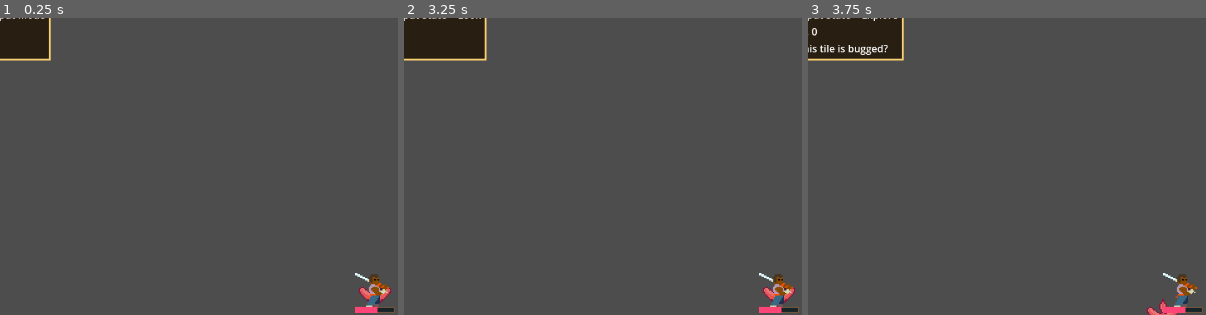
Above: before the commit, frames 1-3 (left to right).
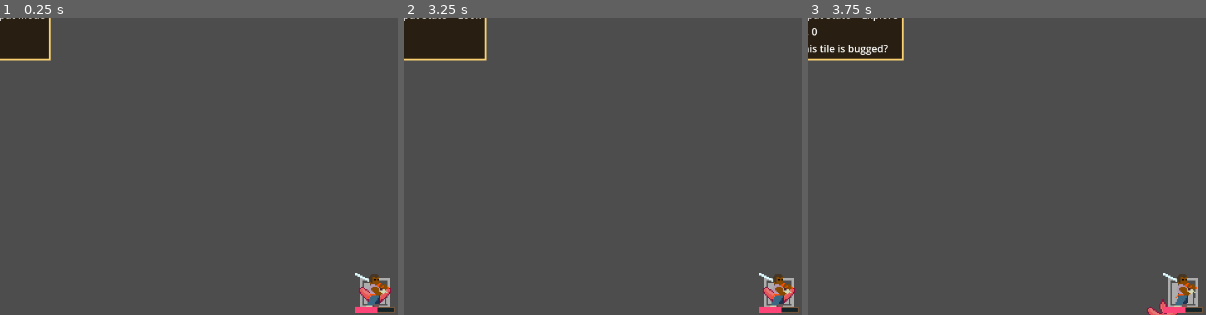
Above: after the commit, the same moments.

Repository: OttoElomaa/godot-4-roguelike-knights
Game: Godot game, scene res://Scenes/world.tscn
Two runs of this game, one before a commit and one after it. Both use one fixed random seed, a clock stepped at 60 frames per second and the inputs below. This scene is started directly instead of the project's main scene.
Inputs (mouse positions are % of the whole screen's width and height, from its top left):
- Up to frame 1 (0.25 s): no input
- Up to frame 2 (3.25 s): tap Enter at 0.5, 2 s; hold Right (ui_right) 0.53-1.28 s; tap 1 (1) at 0.6 s; tap 2 (2) at 0.8, 1.35 s; tap Space at 1.25, 2.75 s; move the mouse to (30, 55) at 1.27 s; hold Down (ui_down) 1.28-2.03 s; tap 3 (3) at 1.55, 2.1 s; move the mouse to (60, 28) at 2.02 s; hold Right (ui_right) 2.03-2.78 s; tap 4 (4) at 2.3, 2.85 s; move the mouse to (45, 70) at 2.77 s; hold Up (ui_up) from 2.78 s (still down); tap L (L) at 3.05 s
- Up to frame 3 (3.75 s): tap Enter at 3.5 s; move the mouse to (80, 65) at 3.52 s; release Up (ui_up) at 3.53 s; hold Left (ui_left) from 3.53 s (still down); tap L (L) at 3.6 s
The pictures show only the part of the screen within x 3-53%, y 4-54%; the shares and areas given below are measured in that part.

The runs differ from the first frame. In frame 1, 0.2% of the frame differs, in the area x 90-98%, y 87-98%; in frame 2, 0.2%; in frame 3, 0.3%.
Error in both runs: Invalid access to property or key 'movementComponent' on a base object of type 'Nil'. (res://Scripts/PlayerAndCreatures/movementInputComponent.gd:69)

Commit message:
Added two Autoloads: FileLoader and GridTools. Added an exit sprite. Checking if exit reached in Creature.passTurn()

Diff:
--- /dev/null
+++ b/Scenes/Autoloads/FileLoader.tscn
@@ -0,0 +1,6 @@
+[gd_scene load_steps=2 format=3 uid="uid://c1pphtuav552i"]
+
+[ext_resource type="Script" path="res://Scenes/Autoloads/file_loader.gd" id="1_ix2vx"]
+
+[node name="FileLoader" type="Node2D"]
+script = ExtResource("1_ix2vx")
--- /dev/null
+++ b/Scenes/Autoloads/GridTools.tscn
@@ -0,0 +1,6 @@
+[gd_scene load_steps=2 format=3 uid="uid://c8ic0eaurnr03"]
+
+[ext_resource type="Script" path="res://Scenes/Autoloads/grid_tools.gd" id="1_gc7en"]
+
+[node name="GridTools" type="Node2D"]
+script = ExtResource("1_gc7en")
--- /dev/null
+++ b/Scenes/Autoloads/file_loader.gd
@@ -0,0 +1,40 @@
+extends Node2D
+
+
+var Orc = load("res://Scenes/Creatures/Orc.tscn")
+var Slime = load("res://Scenes/Creatures/Slime.tscn")
+var SkeletonArcher = load("res://Scenes/Creatures/SkeletonArcher.tscn")
+var DarkHealer = load("res://Scenes/Creatures/DarkHealer.tscn")
+var HoundMaster = load("res://Scenes/Creatures/Houndmaster.tscn")
+
+
+func createRandomCreature() -> Node:
+
+	var rng = randi_range(1,5)
+	match rng:
+		1:
+			return Orc.instantiate()
+		2:
+			return Slime.instantiate()
+		3:
+			return SkeletonArcher.instantiate()
+		4:
+			return DarkHealer.instantiate()
+		5:
+			return HoundMaster.instantiate()
+
+	return Orc.instantiate()
+
+
+
+func createRandomRoom() -> Node:
+
+	var scene:PackedScene = null
+	match randi_range(0,2):
+			0:
+				scene = load("res://Rooms/Detached/Cavern/Cavern02.tscn")
+			1:
+				scene = load("res://Rooms/Detached/Cavern/Cavern01.tscn")
+			2:
+				scene = load("res://Rooms/Detached/Cells/Cells01.tscn")
+	return scene.instantiate()
--- /dev/null
+++ b/Scenes/Autoloads/grid_tools.gd
@@ -0,0 +1,17 @@
+extends Node2D
+
+
+var tileSize := 32
+
+
+func grid_to_world(grid_pos: Vector2i) -> Vector2i:
+
+	var halfVector := Vector2i(tileSize/2, tileSize/2)
+	var world_pos: Vector2i = grid_pos * tileSize + halfVector
+	return world_pos
+
+
+
+func world_to_grid(world_pos: Vector2i) -> Vector2i:
+	var grid_pos: Vector2i = world_pos / tileSize
+	return grid_pos
--- a/Scenes/world.tscn
+++ b/Scenes/world.tscn
@@ -11,6 +11,7 @@
 [ext_resource type="TileSet" uid="uid://d1ktl1xbf2yy8" path="res://Resources/Tilemaps/FogTileset.tres" id="10_6haoq"]
 [ext_resource type="TileSet" uid="uid://7slev8tg8jyu" path="res://Resources/Tilemaps/VoidDebugTiles.tres" id="11_qblsd"]
 [ext_resource type="Script" path="res://Scripts/WorldScripts/room_generation.gd" id="12_53axp"]
+[ext_resource type="Texture2D" uid="uid://5bjgdk2y721r" path="res://Sprites/stairs-down-monochrome-transparent-32px.png" id="12_hyajq"]
 
 [sub_resource type="NavigationPolygon" id="NavigationPolygon_akmnp"]
 vertices = PackedVector2Array(9504, -9680, 9456, 9424, -9504, 9504, -9552, -9808)
@@ -24,6 +25,7 @@
 [node name="World" type="NavigationRegion2D"]
 navigation_polygon = SubResource("NavigationPolygon_akmnp")
 script = ExtResource("1_7s3px")
+turnOffLineOfSight = true
 
 [node name="UI" parent="." instance=ExtResource("2_6sbxi")]
 
@@ -80,5 +82,8 @@
 wait_time = 0.1
 one_shot = true
 
+[node name="ExitSprite" type="Sprite2D" parent="."]
+texture = ExtResource("12_hyajq")
+
 [connection signal="bake_finished" from="." to="." method="_on_bake_finished"]
 [connection signal="timeout" from="Utilities/DumbTimer" to="." method="_on_dumb_timer_timeout"]
--- a/Scripts/WorldScripts/room_generation.gd
+++ b/Scripts/WorldScripts/room_generation.gd
@@ -15,10 +15,12 @@
 
 	var roomPositions = [Vector2i.ZERO]
 
+	#### ROOMCOUNT = HOW MANY TIMES WE MAKE ROOM
 	for i in range(1, roomCount + 1):
 		var previousCoords = roomPositions[i - 1]
 		var success := false
 
+		#### TRY TO DESIGNATE ROOM POSITION IN RANDOM DIRECTION
 		while not success:
 			var direction = directions[rng.randi_range(0,3)]
 			var newPos = movePosition(previousCoords, direction)
@@ -27,97 +29,31 @@
 				roomPositions.append(newPos)
 
 	var rooms := {}
-	var scene:PackedScene = null
+	var scene:Node = null
 
-	for coords in roomPositions:
+	#### LOAD A ROOM SCENE, STORE ITS POSITION IN DICT
+	var siz = roomPositions.size()
+	for i in range(siz):
+		var coord = roomPositions[i]
+		scene = FileLoader.createRandomRoom()
+		rooms[coord] = scene
 
-		match rng.randi_range(0,2):
-			0:
-				scene = load("res://Rooms/Detached/Cavern/Cavern02.tscn")
-			1:
-				scene = load("res://Rooms/Detached/Cavern/Cavern01.tscn")
-			2:
-				scene = load("res://Rooms/Detached/Cells/Cells01.tscn")
+		#### STORE THE LAST ROOM'S CENTER GRID POSITION, TO PLACE EXIT TILE
+		if i == siz - 1:
+			world.exitGridPos = scene.getStartPosition() + coord * 16
+			prints("EXIT ROOM NUM: ", i)
+		elif i == 0:
+			world.startingGridPos = scene.getStartPosition() + coord * 16
+			prints("ENTRANCE ROOM NUM: ", i)
 
-		rooms[coords] = scene
+	#### RETURN DICTIONARY TO ROOM SCRIPT
+	return rooms
 
-	return rooms
 
 
 func movePosition(position, direction):
 	return Vector2i(position.x + direction.x, position.y + direction.y)
 
-
-func generateRooms(world):
-
-	var roomDicts:Array = createRoomsList()
-	var roomScenes := {}
-
-	for roomDictionary in roomDicts:
-		var roomScene = loadRoom(roomDictionary)
-		roomScenes[roomScene] = roomDictionary["position"]
-		#roomScenes.append(roomScene)
-
-	return roomScenes
-
-
-func createRoomsList():
-
-	self.world = world
-
-	var rng := RandomNumberGenerator.new()
-	var directions := ["up", "down", "left", "right"]
-	var firstPos := Vector2i.ZERO
-
-	var rooms := []
-
-	# The first room has no entrance, only an exit
-	var first_exit = directions[rng.randi_range(0,3)]
-
-	rooms.append({
-		"entrance": "",
-		"exit": first_exit,
-		"position": firstPos,
-		})
-
-
-	######################################
-	# Determine subsequent rooms
-	var previousExit := ""
-	var entrance := ""
-	for i in range(1, 4):
-
-		var previousRoom = rooms[i-1]
-		previousExit = previousRoom['exit']
-		entrance = opposite_direction(previousExit)
-
-		# Calculate the new position based on the previous exit direction
-		var previousPos = previousRoom["position"]
-		var new_position = move_position(previousPos, previousExit)
-
-
-
-		var exit := ""
-		#### ROOM 3 IS LAST AND HAS NO EXIT
-		#### CHECK THAT ENTRANCE AND EXIT ARE DIFFERENT
-		if i < 3:
-			exit = directions[rng.randi_range(0,3)]
-			while exit == entrance:
-				exit = directions[rng.randi_range(0,3)]
-
-		rooms.append({
-			'entrance': entrance,
-			'exit': exit,
-			'position': new_position
-			})
-
-	prints("rooms count: ", rooms.size())
-	for room in rooms:
-		prints("room. entrance: ", room["entrance"])
-		prints("exit: ", room["exit"])
-		prints("position: ", room["position"])
-		print("")
-	return rooms
 
 
 func opposite_direction(direction):
@@ -128,6 +64,7 @@
 		'right': 'left'
 		}
 	return opposite[direction]
+
 
 
 func move_position(position:Vector2i, direction) -> Vector2i:
@@ -145,78 +82,3 @@
 		return Vector2i(x + 1, y)
 
 	return position
-
-
-
-func loadRoom(room:Dictionary):
-
-	var entrance:String = room["entrance"]
-	var exit:String = room["exit"]
-	var result := ""
-	var combination = entrance + "-" + exit
-
-	prints("room combp text: ", combination)
-
-	#################################
-	match combination:
-		"-right", "right-":
-			return load("res://Rooms/Basic/BasicEntranceRight01.tscn")
-		"-left", "left-":
-			return load("res://Rooms/Basic/BasicEntranceLeft01.tscn")
-		"-up", "up-":
-			return load("res://Rooms/Basic/BasicEntanceUp01.tscn")
-		"-down", "down-":
-			return load("res://Rooms/Basic/BasicEntranceDown01.tscn")
-
-		##########################
-		"up-down", "down-up":
-			return load("res://Rooms/Basic/BasicUpDown01.tscn")
-		"left-right", "right-left":
-			return load("res://Rooms/Basic/BasicLeftRight01.tscn")
-
-		#####################################
-		"up-right", "right-up":
-			return load("res://Rooms/Basic/BasicUpRight01.tscn")
-
-		"up-left", "left-up":
-			return load("res://Rooms/Basic/BasicUpLeft01.tscn")
-
-		"down-left", "left-down":
-			return load("res://Rooms/Basic/BasicDownLeft01.tscn")
-
-		"down-right", "right-down":
-			return load("res://Rooms/Basic/BasicDownRight01.tscn")
-
-	#match entrance:
-		#"up":
-			#match exit:
-				#"down":
-					#result = "up-down"
-				#"left":
-					#result = "up-left"
-				#"right":
-					#result = "up-right"
-		#"down":
-			#match exit:
-				#"up":
-					#result = "up-down"
-				#"left":
-					#result = "down-left"
-				#"right":
-					#result = "down-right"
-		#"left":
-			#match exit:
-				#"down":
-					#result = "down-left"
-				#"up":
-					#result = "up-left"
-				#"right":
-					#result = "left-right"
-		#"right":
-			#match exit:
-				#"down":
-					#result = "down-right"
-				#"up":
-					#result = "up-right"
-				#"left":
-					#result = "left-right"
--- a/Scripts/WorldScripts/world.gd
+++ b/Scripts/WorldScripts/world.gd
@@ -4,9 +4,17 @@
 @export var isOverworld := false
 
 @export var turnOffLineOfSight := false
+
+@export var dungeonName := "Cool Dungeon Name"
+
+@export var roomSize := 16
 
 var game:Node = null
 var currentRoom: Node = null
+
+var exitGridPos := Vector2i.ZERO
+var startingGridPos := Vector2i.ZERO
+
 
 @onready var grid:Node:
 	get:
@@ -77,8 +85,15 @@
 
 	#### PLACE THE PLAYER ON THE MAP
 	#### ROOMS[0]: FIRST ROOM PLACED
-	var startingRoom = getRooms()[0]
-	startingRoom.startGameAtRoom(getPlayer())
+	#var startingRoom = getRooms()[0]
+	#startingRoom.startGameAtRoom(getPlayer())
+	player.gridPosition = startingGridPos
+	grid.placeGridObjectOnMap(player, startingGridPos)
+
+	#### PLACE EXIT - SAVED DURING ROOMS DICT CREATION
+	grid.placeGridObjectOnMap($ExitSprite, exitGridPos)
+	#.position = grid.grid_to_world()
+	prints("EXIT PLACED AT: ", exitGridPos)
 
 	await get_tree().process_frame
 	await get_tree().process_frame
@@ -117,20 +132,19 @@
 
 
 
-
-
-
 func generateDungeon(roomScenes:Dictionary):
 
 	for coord in roomScenes.keys():
 		roomsMetaPosArray.append(coord)
 
-		var scene = roomScenes[coord]
+		var scene:Node = roomScenes[coord]
 		instantiateRoom(scene, coord)
 
 	#### REMOVE IF BUGGED
 	for room:Node in getRooms():
 		addRoomOffset(room)
+
+
 
 	return generatePath() #### GENERATE A PATH BETWEEN ROOMS
 
@@ -172,9 +186,10 @@
 #### SETUP EACH ROOM HERE - ALSO CALL ITS SETUP FUNCTION
 #### AND ROOM'S PLACEMENT AND SPRITE GRAPHICS FUNCTIONS
 #### ROOMSCENE COMES FROM ROOM LOADER NODE
-func instantiateRoom(roomScene:PackedScene, metaCoords:Vector2i):
-
-	var newRoom = roomScene.instantiate()
+func instantiateRoom(roomScene:Node, metaCoords:Vector2i):
+
+	#var newRoom = roomScene.instantiate()
+	var newRoom = roomScene
 	$Rooms.add_child(newRoom)
 	newRoom.setup(self)
 
--- a/Scripts/base_room.gd
+++ b/Scripts/base_room.gd
@@ -1,12 +1,6 @@
 extends Node2D
 
 
-
-var Orc = load("res://Scenes/Creatures/Orc.tscn")
-var Slime = load("res://Scenes/Creatures/Slime.tscn")
-var SkeletonArcher = load("res://Scenes/Creatures/SkeletonArcher.tscn")
-var DarkHealer = load("res://Scenes/Creatures/DarkHealer.tscn")
-var HoundMaster = load("res://Scenes/Creatures/Houndmaster.tscn")
 
 var game: Node = null
 
@@ -60,7 +54,7 @@
 	var creatures := []
 
 	for start in $Utilities/CreatureSpawnPoints.get_children():
-		var newCreature = createRandomCreature()
+		var newCreature = FileLoader.createRandomCreature()
 		newCreature.roomSetup(self)
 
 		var newPos = $Tiles/FloorTiles2.local_to_map(start.position)
@@ -72,23 +66,6 @@
 
 	return creatures
 
-
-func createRandomCreature() -> Node:
-
-	var rng = randi_range(1,5)
-	match rng:
-		1:
-			return Orc.instantiate()
-		2:
-			return Slime.instantiate()
-		3:
-			return SkeletonArcher.instantiate()
-		4:
-			return DarkHealer.instantiate()
-		5:
-			return HoundMaster.instantiate()
-
-	return Orc.instantiate()
 
 
 
@@ -121,9 +98,11 @@
 
 
 
+#### GET GLOBAL POSITION OF ROOM'S "CENTER" POSITION
+#### USED MOSTLY FOR CONNECTING ROOMS WITH A PATH. ALSO PLACING EXIT
 func getStartPosition():
 	var pos = $Utilities/Center.position
-	return grid.world_to_grid(position + pos)
+	return GridTools.world_to_grid(position + pos)
 
 
 
--- a/Scripts/creature.gd
+++ b/Scripts/creature.gd
@@ -138,6 +138,10 @@
 
 func passTurn():
 
+
+	if isPlayer and not isOverworld:
+		if gridPosition == world.exitGridPos:
+			print("EXIT REACHEDDDDDDDD")
 
 	#### TICK COOLDOWNS ETC ON-TURN EFFECTS ON SKILL NODES
 	for skill in getSkills():
--- a/project.godot
+++ b/project.godot
@@ -18,6 +18,8 @@
 [autoload]
 
 States="*res://Scenes/Autoloads/States.tscn"
+FileLoader="*res://Scenes/Autoloads/FileLoader.tscn"
+GridTools="*res://Scenes/Autoloads/GridTools.tscn"
 
 [display]
 
Not shown: 1 places in Scenes/world.tscn that only renumber resources
Binary file added: Sprites/stairs-down-monochrome-transparent-32px.png
Not shown, added: Sprites/stairs-down-monochrome-transparent-32px.png.import
